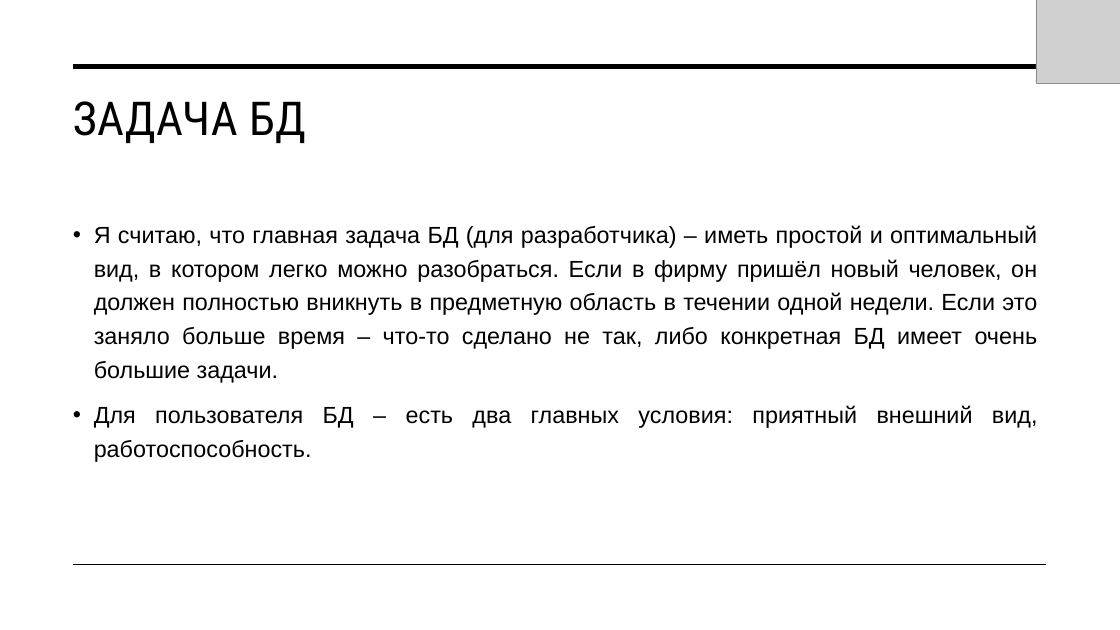
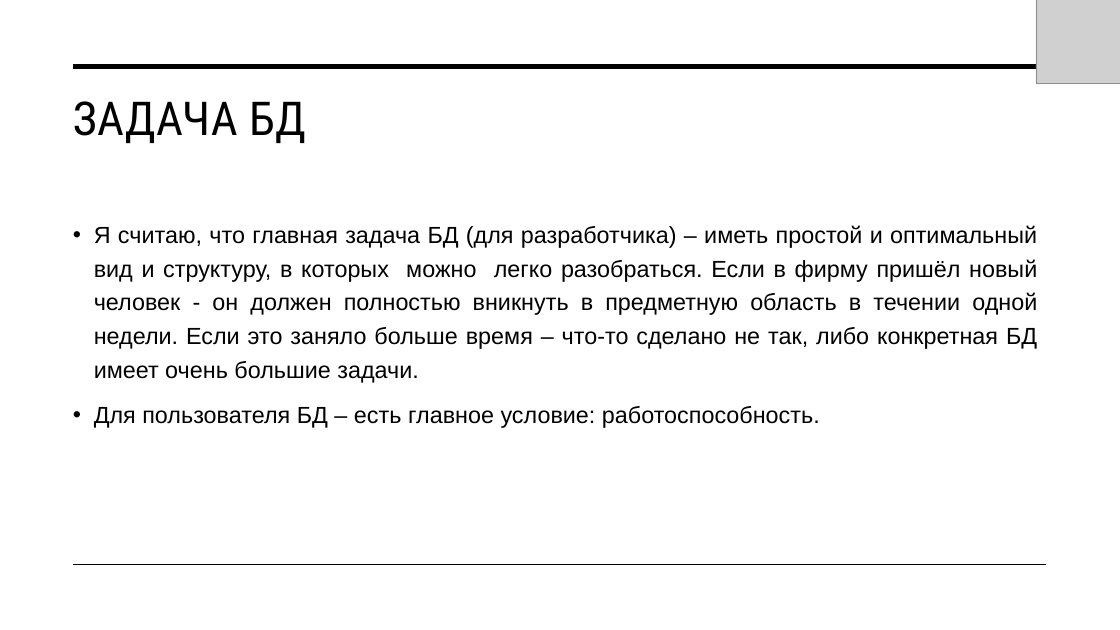
Before and after one commit to Illya8800/Airport, a slide deck: slide 3 of База данных.pptx. Drawn at 1120x630 pixels with LibreOffice and Linux fonts; fonts in the diff are those of the drawing; grey boxes stand for pictures. Boxes give left, top, right and bottom in pixels: in the first picture for what was removed or moved away, otherwise in the second. Text is boxed around its words. In the diff, an @@ line names an element or a change of style, - is before the commit and + after.

```diff
--- a/База данных.pptx
+++ b/База данных.pptx
@@ text at [94,225,1037,428]: text changed @@
-• Я считаю, что главная задача БД (для разработчика) – иметь простой и оптимальный вид, в котором легко можно разобраться. Если в фирму пришёл новый человек, он должен полностью вникнуть в предметную область в течении одной недели. Если это заняло больше время – что-то сделано не так, либо конкретная БД имеет очень большие задачи.
-• Для пользователя БД – есть два главных условия: приятный внешний вид, работоспособность.
+• Я считаю, что главная задача БД (для разработчика) – иметь простой и оптимальный вид и структуру, в которых можно легко разобраться. Если в фирму пришёл новый человек - он должен полностью вникнуть в предметную область в течении одной недели. Если это заняло больше время – что-то сделано не так, либо конкретная БД имеет очень большие задачи.
+• Для пользователя БД – есть главное условие: работоспособность.
```
Also in this commit, not shown: 3 other slides changed, 1 slide removed.
